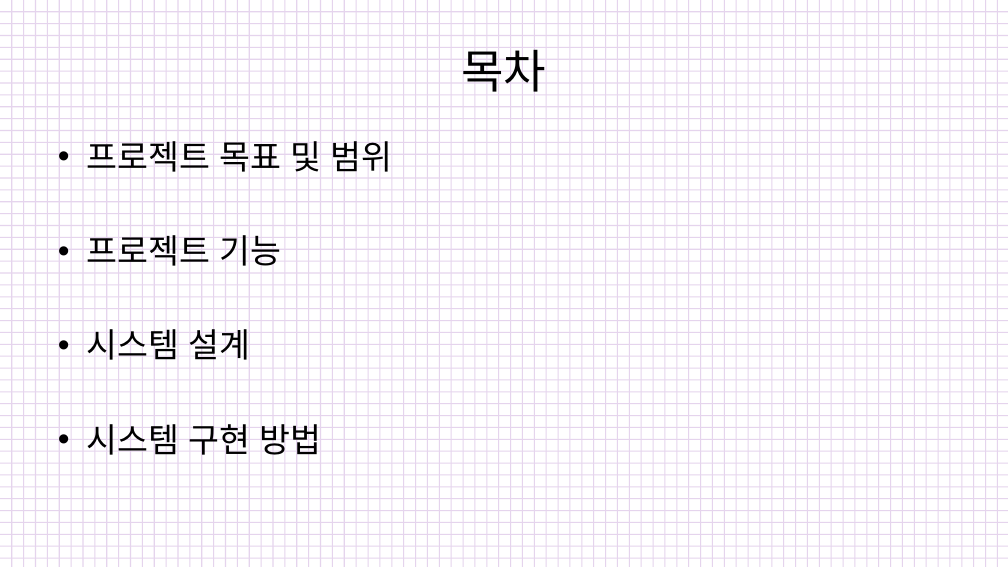
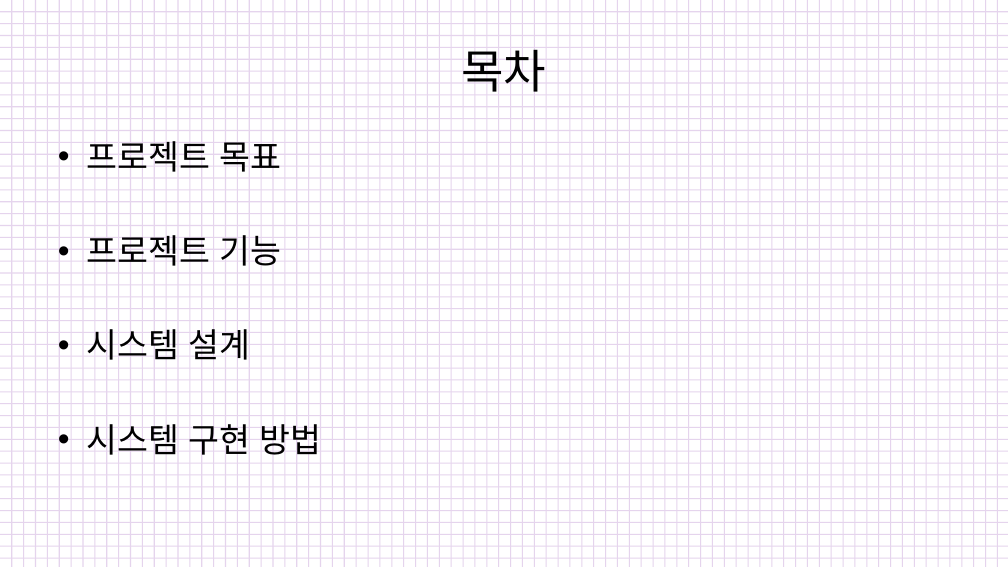
Before and after one commit to SongMinSun/Submit, a slide deck: slide 2 of 객체지향 프로그래밍 발표자료 1.pptx. Drawn at 1008x567 pixels with LibreOffice and Linux fonts; fonts in the diff are those of the drawing. Boxes give left, top, right and bottom in pixels: in the first picture for what was removed or moved away, otherwise in the second. Text is boxed around its words. In the diff, an @@ line names an element or a change of style, - is before the commit and + after.

```diff
--- a/객체지향 프로그래밍 발표자료 1.pptx
+++ b/객체지향 프로그래밍 발표자료 1.pptx
@@ text at [86, 135, 281, 179]: text changed @@
-• 프로젝트 목표 및 범위
+• 프로젝트 목표
```
Also in this commit, not shown: 1 slide removed.
